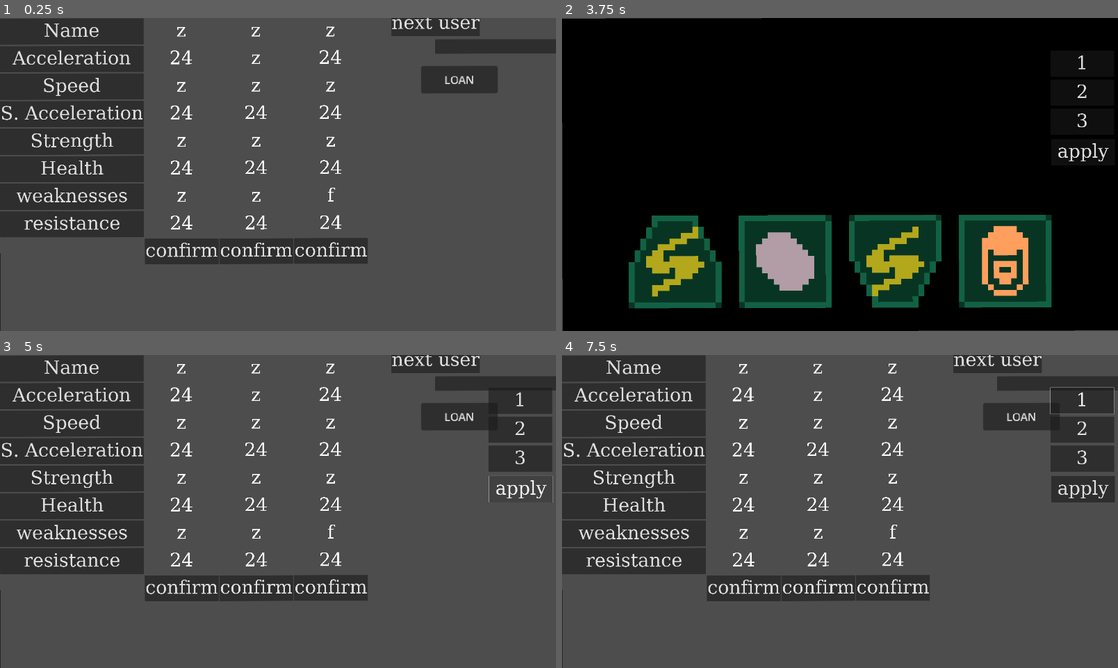
Above: before the commit, frames 1-4 (two rows, left to right).
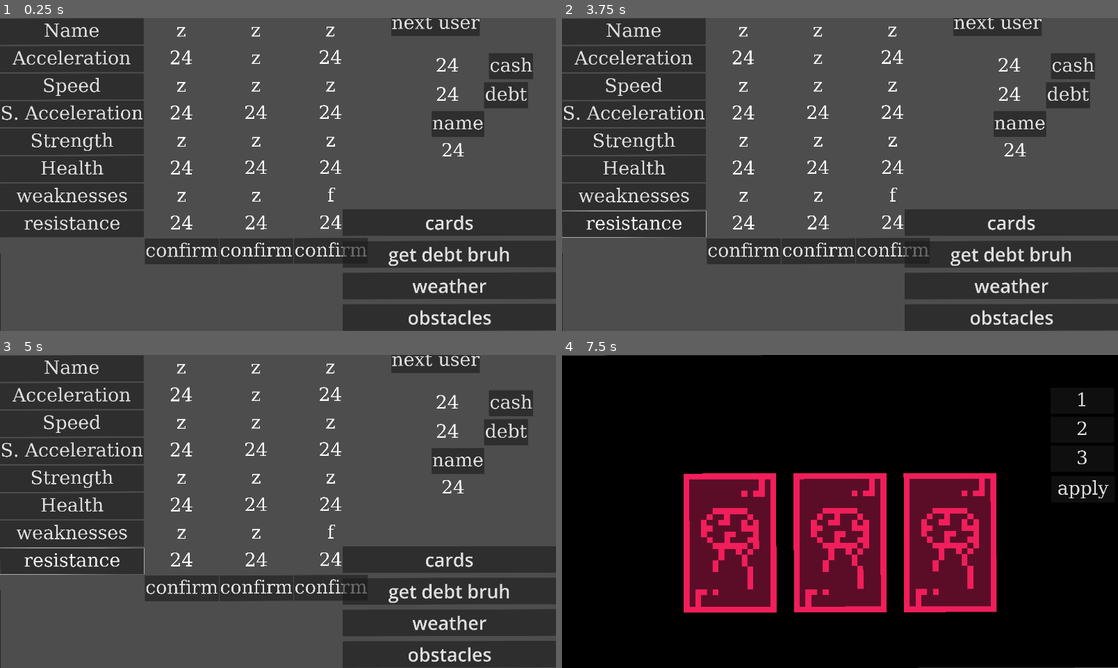
Above: after the commit, the same moments.

Repository: FormerlyWD/squibble_race
Game: Godot game, scene res://scenes/gamble_menu.tscn
Same seed, same stepped clock (60 frames per second), same inputs: the game is played once before the commit and once after it. This scene is started directly instead of the project's main scene.
Inputs (mouse positions are in pixels of both pictures, inside the frame that each line leads up to):
- Up to frame 1 (0.25 s): no input
- Up to frame 2 (3.75 s): click "Name" at 0.5 s; click "Acceleration" at 1.25 s; click "S. Acceleration" at 2 s; click "resistance" at 2.75 s; click (1023, 80) at 3.5 s, where only the run before the commit has a clickable "LOAN"
- Up to frame 3 (5 s): click (522, 489) at 4.25 s, where only the run before the commit has a clickable "apply"
- Up to frame 4 (7.5 s): click "resistance" (after the commit: "debt") at 5 s; click (1073, 401) at 5.75 s, where only the run after the commit has a clickable "cash"; click (1017, 461) at 6.5 s, where only the run after the commit has a clickable "name"; click (1012, 558) at 7.25 s, where only the run after the commit has a clickable "cards"

The runs differ from the first frame. In frame 1, 16% of the frame differs, in the area x 61-100%, y 6-100%; in frame 2, 100%, in the area x 0-100%, y 0-100%; in frame 3, 18%; in frame 4, 100%.
Error before the commit: Invalid access of index '0' on a base object of type: 'Array'. (res://runner/spawn_runner.gd:181)
Error after the commit: Invalid access of index '0' on a base object of type: 'Array'. (res://runner/spawn_runner.gd:183)

Commit message:
'

Diff:
--- a/popups/base_popup.tscn
+++ b/popups/base_popup.tscn
@@ -37,8 +37,7 @@
 outline_color = Color(0, 0, 0, 1)
 
 [node name="base_popup" type="Sprite2D"]
-modulate = Color(1, 1, 1, 0)
-z_index = 2
+z_index = 1
 texture = ExtResource("1_a5mlj")
 
 [node name="name" type="Label" parent="."]
--- a/popups/new_version/global_popup.gd
+++ b/popups/new_version/global_popup.gd
@@ -6,52 +6,74 @@
 }
 
 @onready var popup_reference:PackedScene = load("res://popups/base_popup.tscn")
+@onready var all_current_extra_popups:Array
 @onready var current_state:State = State.NOT_BUSY
 @onready var primary_popup_name:Node = $primary_popup/name
 @onready var primary_popup_description:Node = $primary_popup/description
 @export var animation_speed:float = 0.5
 @export var hide_animation_speed:float = 0.25
 
+@export var additive_position:float = 40
 
 
 @export var definition_dict:Dictionary = {
-	"S. Acceleration":"Rate of change in Acceleration"
+	"Acceleration":"Rate of change in Acceleration"
 }
 @export var animation_type:Tween.TransitionType
 var visibillity_tween:Tween
 var position_tween:Tween
 
-func popup_fade_in(initial_pos:Node2D,final_pos:Node2D, more_info:Array[String]):
-	if not visibillity_tween == null:
-		visibillity_tween.kill()
-	if not position_tween == null:
-		position_tween.kill()
+func popup_fade_in(initial_pos:Node2D,final_pos:Node2D, more_info_stacking_direction:Vector2i = Vector2i(-1,0),more_info:Array[String] = ["Acceleration"]):
+	for b_popup in all_current_extra_popups:
+		b_popup.queue_free()
+		all_current_extra_popups.erase(b_popup)
+	if not visibillity_tween == null: visibillity_tween.kill()
+	if not position_tween == null: position_tween.kill()
 
+	print("it happens")
 	primary_popup_name.text = user_data.user_mouse.hovered_item.item_name
 	primary_popup_description.text = user_data.user_mouse.hovered_item.description
 
 
-	popup.global_position.x = initial_pos.global_position.x
-	popup.global_position.y = initial_pos.global_position.y
-	popup.global_scale = settings.menu_pixel_scale*Vector2.ONE
 
-	visibillity_tween = popup.create_tween()
-	position_tween = popup.create_tween()
+	$".".global_position= initial_pos.global_position
 
-	position_tween.tween_property(popup,"global_position",final_pos.global_position,animation_speed).set_trans(animation_type)
-	visibillity_tween.tween_property(popup,"modulate:a",1,animation_speed).set_trans(animation_type)
+
+	$".".global_scale = settings.menu_pixel_scale*Vector2.ONE
+
+	visibillity_tween= popup.create_tween()
+	position_tween= popup.create_tween()
+
+	var count:int = 0
+	for popup_string in more_info:
+		count += 1
+		var new_popup:Sprite2D =  popup_reference.instantiate()
+		add_child(new_popup)
+		all_current_extra_popups.append(new_popup)
+
+		new_popup.position += additive_position*more_info_stacking_direction*count
+		new_popup.get_node("name").text = popup_string
+		new_popup.get_node("description").text  = "hi"
+
+
+
+	position_tween.tween_property(self,"global_position",final_pos.global_position,animation_speed).set_trans(animation_type)
+
+	visibillity_tween.tween_property(self,"modulate:a",1,animation_speed).set_trans(animation_type)
 
 
 
 
 func popup_fade_out(initial_pos:Node2D,final_pos:Node2D):
-	if not visibillity_tween == null:
-		visibillity_tween.kill()
-	if not position_tween == null:
-		position_tween.kill()
-	popup.global_position.x = final_pos.global_position.x
-	popup.global_position.y = final_pos.global_position.y
-	popup.global_scale = settings.menu_pixel_scale*Vector2.ONE
-	popup.modulate.a = 0
+	#for b_popup in all_current_extra_popups:
+		#b_popup.queue_free()
+		#all_current_extra_popups.erase(b_popup)
+	if not visibillity_tween == null: visibillity_tween.kill()
+	if not position_tween == null: position_tween.kill()
+
+	global_position.x = final_pos.global_position.x
+	global_position.y = final_pos.global_position.y
+	global_scale = settings.menu_pixel_scale*Vector2.ONE
+	modulate.a = 0
 	primary_popup_name.text = ""
 	primary_popup_description.text = ""
--- a/popups/new_version/global_popup.tscn
+++ b/popups/new_version/global_popup.tscn
@@ -38,6 +38,10 @@
 outline_color = Color(0, 0, 0, 1)
 
 [node name="global_popup" type="Node2D"]
+modulate = Color(1, 1, 1, 0)
+z_index = 2
+position = Vector2(109.135, -26.365)
+scale = Vector2(20.01, 20.01)
 script = ExtResource("1_o176m")
 
 [node name="primary_popup" type="Sprite2D" parent="."]
@@ -72,39 +76,3 @@
 label_settings = SubResource("LabelSettings_tcv86")
 autowrap_mode = 2
 metadata/_edit_use_anchors_ = true
-
-[node name="sec" type="Sprite2D" parent="."]
-position = Vector2(33, 0)
-texture = ExtResource("2_8x4br")
-
-[node name="name" type="Label" parent="sec"]
-texture_filter = 1
-custom_minimum_size = Vector2(152.845, 138.772)
-offset_left = -16.0
-offset_top = -11.0
-offset_right = 1051.0
-offset_bottom = 161.0
-scale = Vector2(0.025, 0.025)
-theme_override_fonts/font = SubResource("FontFile_n0hau")
-theme_override_font_sizes/font_size = 64
-text = "Item Name"
-label_settings = SubResource("LabelSettings_duv4k")
-vertical_alignment = 1
-metadata/_edit_use_anchors_ = true
-metadata/_edit_lock_ = true
-
-[node name="description" type="Label" parent="sec"]
-texture_filter = 1
-custom_minimum_size = Vector2(152.845, 138.772)
-offset_left = -14.0
-offset_top = -6.0
-offset_right = 1106.0
-offset_bottom = 474.0
-scale = Vector2(0.025, 0.025)
-theme_override_fonts/font = SubResource("FontFile_xjih7")
-theme_override_font_sizes/font_size = 64
-text = "This item does ---- whilst making the ---- blank"
-label_settings = SubResource("LabelSettings_tcv86")
-autowrap_mode = 2
-metadata/_edit_use_anchors_ = true
-metadata/_edit_lock_ = true
--- a/project.godot
+++ b/project.godot
@@ -23,8 +23,8 @@
 settings="*res://scripts/settings.gd"
 user_data="*res://data/users/global/user_data.tscn"
 field_info="*res://scripts/field_info.gd"
-popup="*res://popups/base_popup.tscn"
 game_info="*res://data/game_info.tscn"
+popup="*res://popups/new_version/global_popup.tscn"
 
 [display]
 
--- a/runner/area_2d.gd
+++ b/runner/area_2d.gd
@@ -19,9 +19,9 @@
 
 		if root_parent.weaknesses.has(obstacle.obstacle_type):
 
-			added_chance += obstacle.strength * root_parent.weakness_effectiveness
+			added_chance += obstacle.strength * root_parent.stats_dict["sensitivity"]
 		elif root_parent.resistance.has(obstacle.obstacle_type):
-			added_chance -= obstacle.strength * root_parent.resistance_effectiveness
+			added_chance -= obstacle.strength* root_parent.stats_dict["sensitivity"]
 
 		if root_parent.stat_value("strength")*5>added_chance+(obstacle.strength*5):
 			if not obstacle.effect.size() == 0:
--- a/runner/spawn_runner.gd
+++ b/runner/spawn_runner.gd
@@ -147,6 +147,7 @@
 	var stat_format:Dictionary = {
 	}
 	stat_format["appearance_data"] = {}
+	stat_format["sensitivity"] = 1.5
 	stat_format["runner_name"] = runner_name
 	stat_format["variance"] = variance
 	stat_format["power_grade"] = power_grade
@@ -169,6 +170,7 @@
 	$typings.get_weaknesses_and_resistance(power_grade,stat_format)
 	runner_pool[runner_name] = stat_format
 
+
 	emit_signal("finished_runner_generation")
 func choose_random_runner_from_pool():
 	var random_choice:int = random.n(0,runner_pool.size()-1)
--- a/scenes/gamble_menu.gd
+++ b/scenes/gamble_menu.gd
@@ -7,7 +7,8 @@
 @onready var item_type_to_dedicated_shop:Dictionary= {
 	"power_card":$power_card_shop,
 	"obstacle":$obstacle_shop,
-	"climate_token":$climate_token_shop
+	"climate_token":$climate_token_shop,
+	"bank":$bank
 }
 
 
@@ -17,9 +18,12 @@
 	print("FGFGFGDF")
 	on_next_user() # burst
 func on_next_user():
+	%user_data_panel.format_panel()
 	%data_table.generate_dictionary()
 	%field_data_table.generate_dictionary()
-	$loan_shop.update_count()
+	item_type_to_dedicated_shop["bank"].update_count()
+	item_type_to_dedicated_shop["power_card"].reset(3)
+	item_type_to_dedicated_shop["climate_token"].reset()
 func parsed_all_users():
 	pass # switch scene to simulation here
 func _ready() -> void:
@@ -65,6 +69,9 @@
 		print("BUT NOTHING")
 		return
 
+	if hovered_item.item_price > user_data.current_user.held_cash:
+		return
+
 	var shop:Node = item_type_to_dedicated_shop[hovered_item.item_type]
 
 	match hovered_item.item_type:
@@ -72,6 +79,8 @@
 			user_data.procession.post_shop_procession_list.append( {"item_type":hovered_item.item_type, "item_name":hovered_item.item_name,
 			"applied_runner":applied_runner}
 			)
+			%user_data_panel.format_panel()
+
 		"obstacle":
 			var item_properties:Dictionary
 			item_properties["image"] = user_data.user_mouse.hovered_item.base_sprite.texture
--- a/scenes/gamble_menu.tscn
+++ b/scenes/gamble_menu.tscn
@@ -15,6 +15,7 @@
 [ext_resource type="Script" path="res://scenes/runner_specification.gd" id="13_2e70t"]
 [ext_resource type="PackedScene" uid="uid://dngkmawe005i0" path="res://shop_sections/Obstacle_shop.tscn" id="14_15qsb"]
 [ext_resource type="PackedScene" uid="uid://12wna1st82bg" path="res://shop_sections/Climate_tokens.tscn" id="15_fxs43"]
+[ext_resource type="Script" path="res://scenes/user_panel/user_data_panel.gd" id="16_7iasn"]
 
 [sub_resource type="FontFile" id="FontFile_ieimv"]
 cache/0/128/0/ascent = 0.0
@@ -305,11 +306,39 @@
 cache/0/326/0/underline_thickness = 0.0
 cache/0/326/0/scale = 1.0
 
+[sub_resource type="FontFile" id="FontFile_18sb1"]
+cache/0/16/0/ascent = 0.0
+cache/0/16/0/descent = 0.0
+cache/0/16/0/underline_position = 0.0
+cache/0/16/0/underline_thickness = 0.0
+cache/0/16/0/scale = 1.0
+cache/0/128/0/ascent = 0.0
+cache/0/128/0/descent = 0.0
+cache/0/128/0/underline_position = 0.0
+cache/0/128/0/underline_thickness = 0.0
+cache/0/128/0/scale = 1.0
+
+[sub_resource type="FontFile" id="FontFile_ofh5l"]
+cache/0/16/0/ascent = 0.0
+cache/0/16/0/descent = 0.0
+cache/0/16/0/underline_position = 0.0
+cache/0/16/0/underline_thickness = 0.0
+cache/0/16/0/scale = 1.0
+cache/0/128/0/ascent = 0.0
+cache/0/128/0/descent = 0.0
+cache/0/128/0/underline_position = 0.0
+cache/0/128/0/underline_thickness = 0.0
+cache/0/128/0/scale = 1.0
+
+[sub_resource type="LabelSettings" id="LabelSettings_rwi4c"]
+font_size = 128
+outline_color = Color(0, 0, 0, 1)
+
 [node name="choice_menu" type="Node2D"]
 rotation = -0.00222542
 script = ExtResource("1_wfe4v")
 
-[node name="loan_shop" parent="." instance=ExtResource("7_nuigq")]
+[node name="bank" parent="." instance=ExtResource("7_nuigq")]
 position = Vector2(-1920, 0)
 
 [node name="runner_ui" type="Control" parent="."]
@@ -742,20 +771,11 @@
 
 [node name="next_scene_to_field" type="Button" parent="runner_ui"]
 layout_mode = 2
-offset_left = 3006.67
-offset_top = 149.796
-offset_right = 6399.67
-offset_bottom = 248.796
+offset_left = 4323.78
+offset_top = -616.655
+offset_right = 7716.78
+offset_bottom = -517.655
 script = ExtResource("4_m0162")
-
-[node name="go_to_loan" type="Button" parent="."]
-offset_left = 494.831
-offset_top = -372.9
-offset_right = 609.831
-offset_bottom = -331.9
-scale = Vector2(2.3, 2.3)
-text = "LOAN"
-script = ExtResource("7_352m5")
 
 [node name="main_camera" type="Camera2D" parent="."]
 unique_name_in_owner = true
@@ -996,7 +1016,14 @@
 [node name="power_card_shop" parent="." instance=ExtResource("12_4248i")]
 position = Vector2(-3840, 0)
 
+[node name="obstacle_shop" parent="." instance=ExtResource("14_15qsb")]
+position = Vector2(-5760, 0)
+
+[node name="climate_token_shop" parent="." instance=ExtResource("15_fxs43")]
+position = Vector2(-7680, 0)
+
 [node name="runner_specification" type="CanvasLayer" parent="."]
+unique_name_in_owner = true
 visible = false
 offset = Vector2(978.645, 512.865)
 transform = Transform2D(1, 0, 0, 1, 978.645, 512.865)
@@ -1049,12 +1076,6 @@
 theme_override_fonts/font = SubResource("FontFile_rntmy")
 theme_override_font_sizes/font_size = 128
 text = "apply"
-
-[node name="obstacle_shop" parent="." instance=ExtResource("14_15qsb")]
-position = Vector2(-5760, 0)
-
-[node name="climate_token_shop" parent="." instance=ExtResource("15_fxs43")]
-position = Vector2(-7680, 0)
 
 [node name="go_to_loan2" type="Button" parent="."]
 offset_left = 605.261
@@ -1065,12 +1086,148 @@
 text = "LOAN"
 script = ExtResource("5_pvkbt")
 
+[node name="user_data_panel" type="Node2D" parent="."]
+unique_name_in_owner = true
+position = Vector2(653.49, -339.673)
+script = ExtResource("16_7iasn")
+
+[node name="Button9" type="Button" parent="user_data_panel"]
+texture_filter = 1
+custom_minimum_size = Vector2(0, 180)
+offset_left = 58.6848
+offset_top = 23.4564
+offset_right = 361.685
+offset_bottom = 203.456
+scale = Vector2(0.5, 0.5)
+theme_override_fonts/font = SubResource("FontFile_18sb1")
+theme_override_font_sizes/font_size = 128
+text = "debt"
+
+[node name="Button10" type="Button" parent="user_data_panel"]
+texture_filter = 1
+custom_minimum_size = Vector2(0, 180)
+offset_left = 75.6848
+offset_top = -76.5436
+offset_right = 334.685
+offset_bottom = 103.456
+scale = Vector2(0.5, 0.5)
+theme_override_fonts/font = SubResource("FontFile_18sb1")
+theme_override_font_sizes/font_size = 128
+text = "cash"
+
+[node name="Button11" type="Button" parent="user_data_panel"]
+texture_filter = 1
+custom_minimum_size = Vector2(0, 180)
+offset_left = -123.271
+offset_top = 121.726
+offset_right = 199.729
+offset_bottom = 301.726
+scale = Vector2(0.5, 0.5)
+theme_override_fonts/font = SubResource("FontFile_18sb1")
+theme_override_font_sizes/font_size = 128
+text = "name"
+
+[node name="cash" type="Label" parent="user_data_panel"]
+texture_filter = 1
+custom_minimum_size = Vector2(65.495, 180)
+offset_left = -208.83
+offset_top = -76.5436
+offset_right = 357.17
+offset_bottom = 103.456
+scale = Vector2(0.5, 0.5)
+theme_override_fonts/font = SubResource("FontFile_ofh5l")
+theme_override_font_sizes/font_size = 128
+text = "24"
+label_settings = SubResource("LabelSettings_rwi4c")
+horizontal_alignment = 1
+vertical_alignment = 1
+
+[node name="debt" type="Label" parent="user_data_panel"]
+texture_filter = 1
+custom_minimum_size = Vector2(65.495, 180)
+offset_left = -208.83
+offset_top = 23.4564
+offset_right = 357.17
+offset_bottom = 203.456
+scale = Vector2(0.5, 0.5)
+theme_override_fonts/font = SubResource("FontFile_ofh5l")
+theme_override_font_sizes/font_size = 128
+text = "24"
+label_settings = SubResource("LabelSettings_rwi4c")
+horizontal_alignment = 1
+vertical_alignment = 1
+
+[node name="name" type="Label" parent="user_data_panel"]
+texture_filter = 1
+custom_minimum_size = Vector2(65.495, 180)
+offset_left = -190.48
+offset_top = 215.577
+offset_right = 375.52
+offset_bottom = 395.577
+scale = Vector2(0.5, 0.5)
+theme_override_fonts/font = SubResource("FontFile_ofh5l")
+theme_override_font_sizes/font_size = 128
+text = "24"
+label_settings = SubResource("LabelSettings_rwi4c")
+horizontal_alignment = 1
+vertical_alignment = 1
+
+[node name="all_buttons" type="Control" parent="."]
+layout_mode = 3
+anchors_preset = 0
+offset_left = -960.0
+offset_top = -540.0
+offset_right = 2880.0
+offset_bottom = 1620.0
+scale = Vector2(0.5, 0.5)
+mouse_filter = 2
+
+[node name="naming" type="VBoxContainer" parent="all_buttons"]
+layout_mode = 1
+anchors_preset = 3
+anchor_left = 1.0
+anchor_top = 1.0
+anchor_right = 1.0
+anchor_bottom = 1.0
+offset_left = -1474.0
+offset_top = -653.0
+grow_horizontal = 0
+grow_vertical = 0
+theme_override_constants/separation = 35
+
+[node name="go_to_location" type="Button" parent="all_buttons/naming"]
+layout_mode = 2
+theme_override_font_sizes/font_size = 128
+text = "cards"
+script = ExtResource("7_352m5")
+shop_name = "power_card"
+
+[node name="go_to_location2" type="Button" parent="all_buttons/naming"]
+layout_mode = 2
+theme_override_font_sizes/font_size = 128
+text = "get debt bruh"
+script = ExtResource("7_352m5")
+shop_name = "bank"
+
+[node name="go_to_location3" type="Button" parent="all_buttons/naming"]
+layout_mode = 2
+theme_override_font_sizes/font_size = 128
+text = "weather"
+script = ExtResource("7_352m5")
+shop_name = "climate_token"
+
+[node name="go_to_location4" type="Button" parent="all_buttons/naming"]
+layout_mode = 2
+theme_override_font_sizes/font_size = 128
+text = "obstacles"
+script = ExtResource("7_352m5")
+shop_name = "obstacle"
+
 [connection signal="pressed" from="runner_ui/runner_data/data_table/1/confirm" to="runner_ui/runner_data/data_table/1/confirm" method="_on_pressed"]
 [connection signal="pressed" from="runner_ui/runner_data/data_table/2/confirm" to="runner_ui/runner_data/data_table/2/confirm" method="_on_pressed"]
 [connection signal="pressed" from="runner_ui/runner_data/data_table/3/confirm" to="runner_ui/runner_data/data_table/3/confirm" method="_on_pressed"]
 [connection signal="pressed" from="runner_ui/next_user" to="runner_ui/next_user" method="_on_pressed"]
 [connection signal="pressed" from="runner_ui/next_scene_to_field" to="runner_ui/next_scene_to_field" method="_on_pressed"]
-[connection signal="pressed" from="go_to_loan" to="go_to_loan" method="_on_pressed"]
 [connection signal="pressed" from="field_ui/field_data/field_data_table/1/confirm" to="field_ui/field_data/field_data_table/1/confirm" method="_on_pressed"]
 [connection signal="pressed" from="field_ui/field_data/field_data_table/2/confirm" to="field_ui/field_data/field_data_table/2/confirm" method="_on_pressed"]
 [connection signal="pressed" from="field_ui/field_data/field_data_table/3/confirm" to="field_ui/field_data/field_data_table/3/confirm" method="_on_pressed"]
@@ -1079,3 +1236,7 @@
 [connection signal="pressed" from="runner_specification/r3" to="runner_specification" method="_on_r_3_pressed"]
 [connection signal="pressed" from="runner_specification/apply" to="runner_specification" method="_on_apply_pressed"]
 [connection signal="pressed" from="go_to_loan2" to="go_to_loan2" method="_on_pressed"]
+[connection signal="pressed" from="all_buttons/naming/go_to_location" to="all_buttons/naming/go_to_location" method="_on_pressed"]
+[connection signal="pressed" from="all_buttons/naming/go_to_location2" to="all_buttons/naming/go_to_location2" method="_on_pressed"]
+[connection signal="pressed" from="all_buttons/naming/go_to_location3" to="all_buttons/naming/go_to_location3" method="_on_pressed"]
+[connection signal="pressed" from="all_buttons/naming/go_to_location4" to="all_buttons/naming/go_to_location4" method="_on_pressed"]
--- a/scenes/runner_specification.gd
+++ b/scenes/runner_specification.gd
@@ -14,5 +14,5 @@
 
 
 func _on_apply_pressed() -> void:
-	user_data.procession.post_shop_procession()
 	%main_camera.position.x = $"..".position.x
+	%runner_specification.visible = false
--- /dev/null
+++ b/scenes/user_panel/user_data_panel.gd
@@ -0,0 +1,10 @@
+extends Node2D
+
+@onready var cash_label:Label = $cash
+@onready var debt_label:Label = $debt
+@onready var name_label:Label = $name
+
+func format_panel():
+	cash_label.text = str(user_data.current_user.held_cash)
+	debt_label.text = str(user_data.current_user.debt)
+	name_label.text = user_data.current_user.user_name
--- a/shop_sections/button_scripts/climate_tokens.gd
+++ b/shop_sections/button_scripts/climate_tokens.gd
@@ -24,7 +24,8 @@
 }
 func _ready() -> void:
 	pass
-	generate_tokens(Vector2i(4,1))
+	instanciate_dict()
+	reset()
 
 func instanciate_dict():
 	for action in token_actions_and_properties.keys():
@@ -34,10 +35,9 @@
 			var token_description:String = get_description_from_data(typing,action)
 			item_pool[[typing,action] ] ={"name":token_name, "description":token_description}
 			name_sorted_token_pool[token_name] = [typing,action]
-func generate_tokens(vcount:Vector2i):
+func reset(vcount:Vector2i = Vector2i(4,1)):
 	pass
 	$all_tokens.plot_token_points(vcount)
-	instanciate_dict()
 	var token_properties:Array = item_pool.keys()
 	token_properties.shuffle()
 
--- a/shop_sections/button_scripts/go_to_loan.gd
+++ b/shop_sections/button_scripts/go_to_loan.gd
@@ -1,8 +1,8 @@
 extends Button
 
-
+@export var shop_name:String
 
 
 func _on_pressed() -> void:
-	%main_camera.position.x =$"../climate_token_shop".position.x
-	$"../runner_specification".visible = true
+	%main_camera.position.x = $"../../..".item_type_to_dedicated_shop[shop_name].position.x
+	%runner_specification.visible = true
--- a/shop_sections/button_scripts/loan_shop.gd
+++ b/shop_sections/button_scripts/loan_shop.gd
@@ -2,3 +2,4 @@
 
 func update_count():
 	$"get loan".update_count()
+	%user_data_panel.format_panel()
--- a/shop_sections/button_scripts/power_cards_shop.gd
+++ b/shop_sections/button_scripts/power_cards_shop.gd
@@ -8,26 +8,34 @@
 	"stat_change_type",
 	"stat_change_value"
 ]
-@onready var item_type:String = "climate_tokens"
+@onready var item_type:String = "power_card"
+@onready var chosen_items:Array
 @onready var item_pool:Dictionary = {
 	"Motorpower":format_card("Acceleration","%",25, load("res://art/typings/typing_buttons/typing/typing1.png")),
+
 }
 
 
 func _ready() -> void:
-	generate_cards(3)
+	select_cards_from_pool(3)
+	reset(3)
 
-func generate_cards(card_amount:int):
+func select_cards_from_pool(amount:int):
+	var card_pool_names:Array = item_pool.keys()
+	if card_pool_names.size() < amount:
+		for excess_count in amount-card_pool_names.size():
+			card_pool_names.append(card_pool_names[0])
+
+	chosen_items = card_pool_names
+func reset(card_amount:int):
+	for already_initiated_cards in $all_cards.get_children():
+		already_initiated_cards.queue_free()
+
 	$all_cards.plot_card_points(card_amount)
-	var card_pool_names:Array = item_pool.keys()
-	if card_pool_names.size() < card_amount:
-		for excess_count in card_amount-card_pool_names.size():
-			card_pool_names.append(card_pool_names[0])
-	card_pool_names.shuffle()
 
 	for count in card_amount:
-		instanciate_card(item_pool[card_pool_names[count]],
-		card_pool_names[count],
+		instanciate_card(item_pool[chosen_items[count]],
+		chosen_items[count],
 		Vector2($all_cards.plotted_points_x[count], $all_cards.position.y))
 
 
--- a/shop_sections/items/item_class.gd
+++ b/shop_sections/items/item_class.gd
@@ -5,3 +5,4 @@
 @export var item_name:String
 @export var item_path:String
 @export var item_type:String
+@export var item_price:int = 0
Not shown: 1 places in scenes/gamble_menu.tscn that only renumber resources
